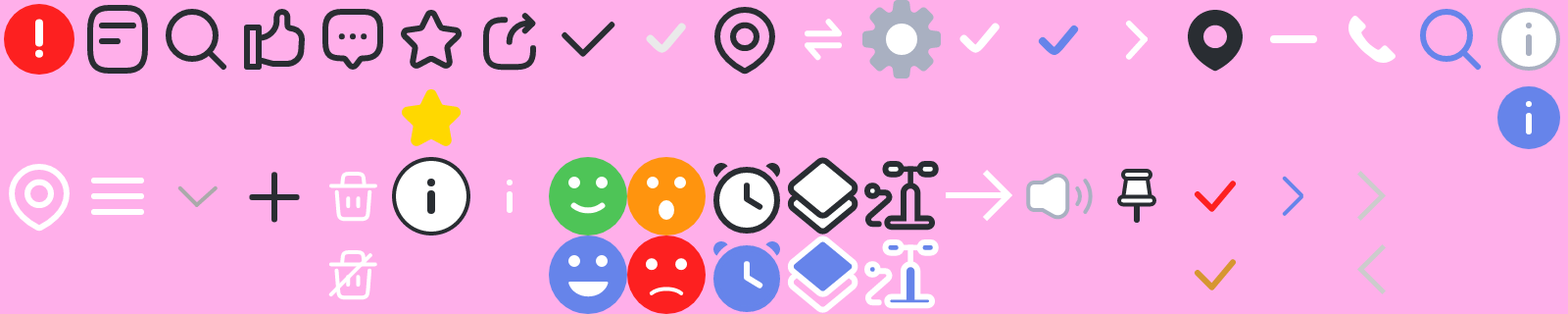
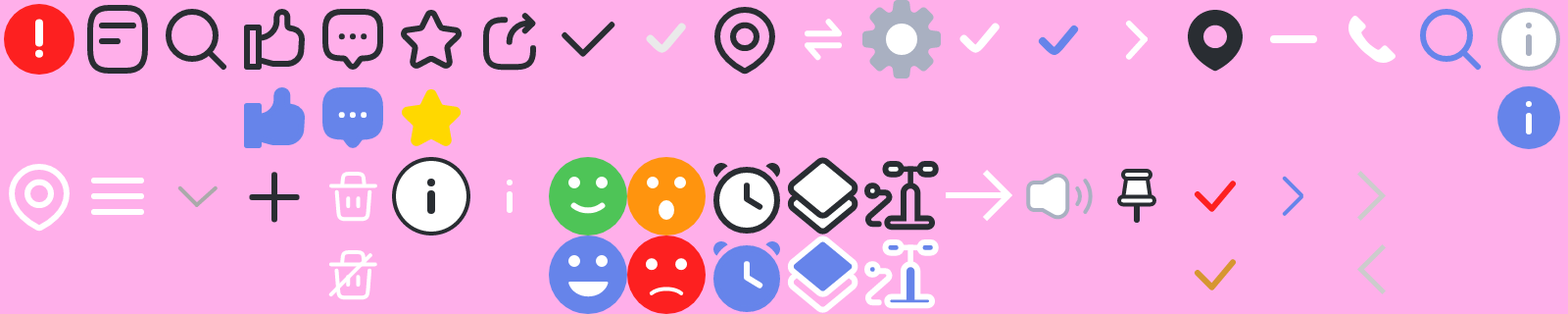
Revision of a layered 1568 × 314 image; what changed, layer by layer:
added layer "Layer 94" in group "첫번쨰 줄" over (x1=322, y1=87, x2=384, y2=148)
added layer "Layer 92" in group "첫번쨰 줄" over (x1=244, y1=87, x2=305, y2=148)
